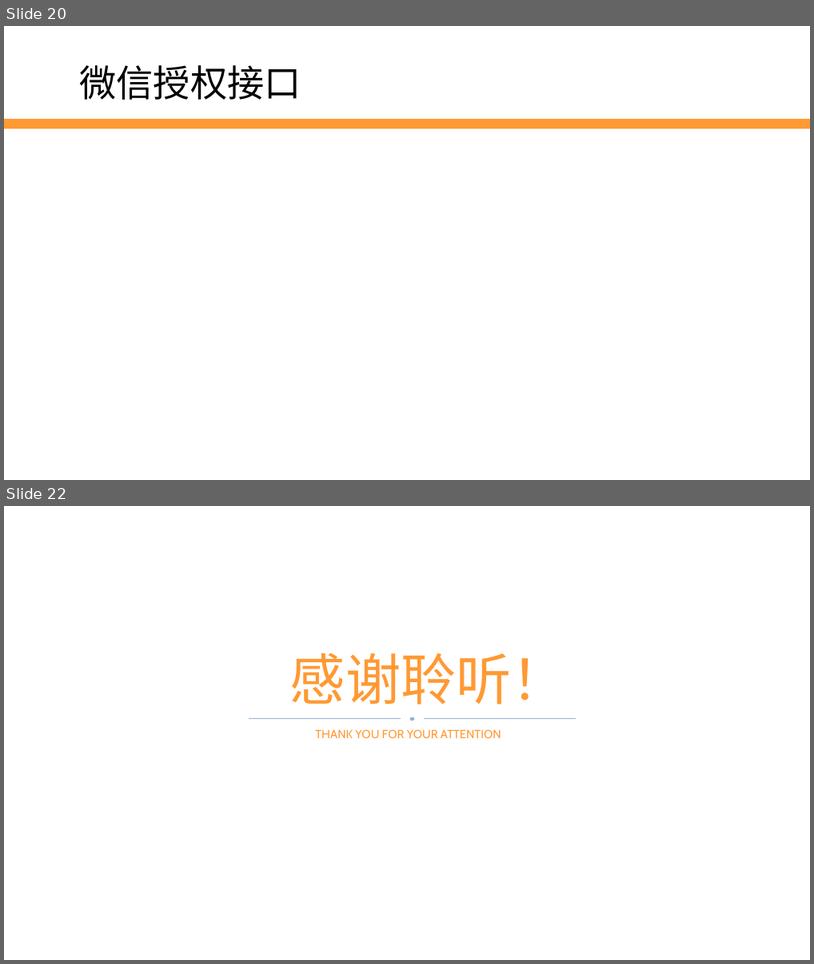
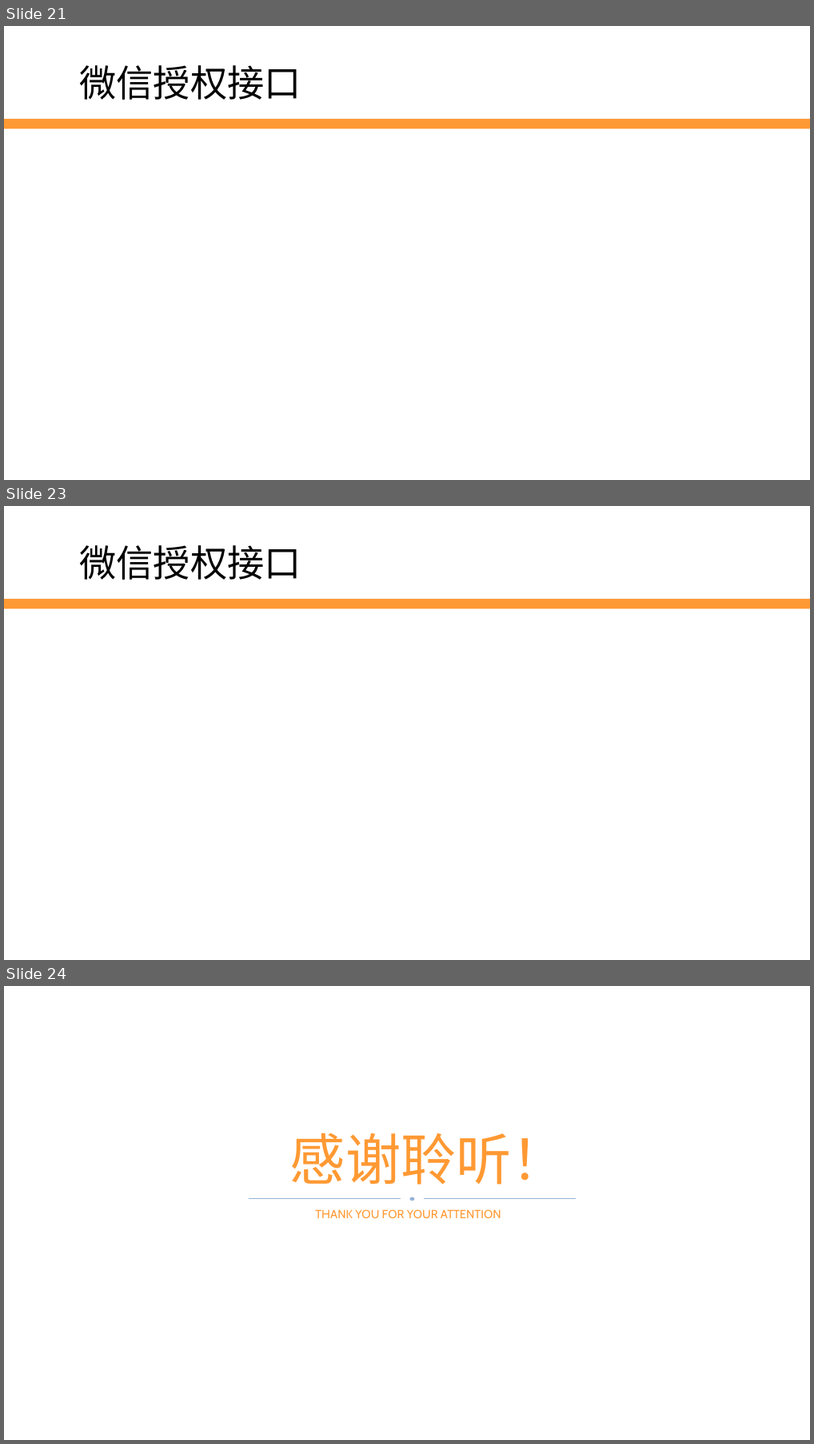
Before and after one commit to edu2act/2017-2018_1st_Wechat_Web_Programming, a slide deck: 课程ppt/第11讲 微信支付与Oauth授权.pptx. Shown one above the other, each under a label of ours: slides 20 and 22 before the commit, slides 21, 23 and 24 after it; the slides between them are not shown. The pictures are 814x964 and 814x1444 pixels, drawn with LibreOffice and Linux fonts; fonts in the diff are those of the drawing; background and template pictures are left out. Boxes give left, top, right and bottom in pixels: in the first picture for what was removed or moved away, otherwise in the second. Text is boxed around its words. In the diff, an @@ line names an element or a change of style, - is before the commit and + after.

```diff
--- a/课程ppt/第11讲 微信支付与Oauth授权.pptx
+++ b/课程ppt/第11讲 微信支付与Oauth授权.pptx
@@ slide 23 added at bbox=[4, 506, 810, 960], background #FFFFFF; not listed: 1 template element that a slide beside it also shows @@
@@ text added at bbox=[80, 545, 302, 580], 44 pt, text #000000 @@
+微信授权接口
@@ what was slide 20 is now slide 21 @@
@@ what was slide 22 is now slide 24 @@
```
Also in this commit, not shown: 4 slides changed, 3 other slides added, 2 slides removed, 1 other file.
